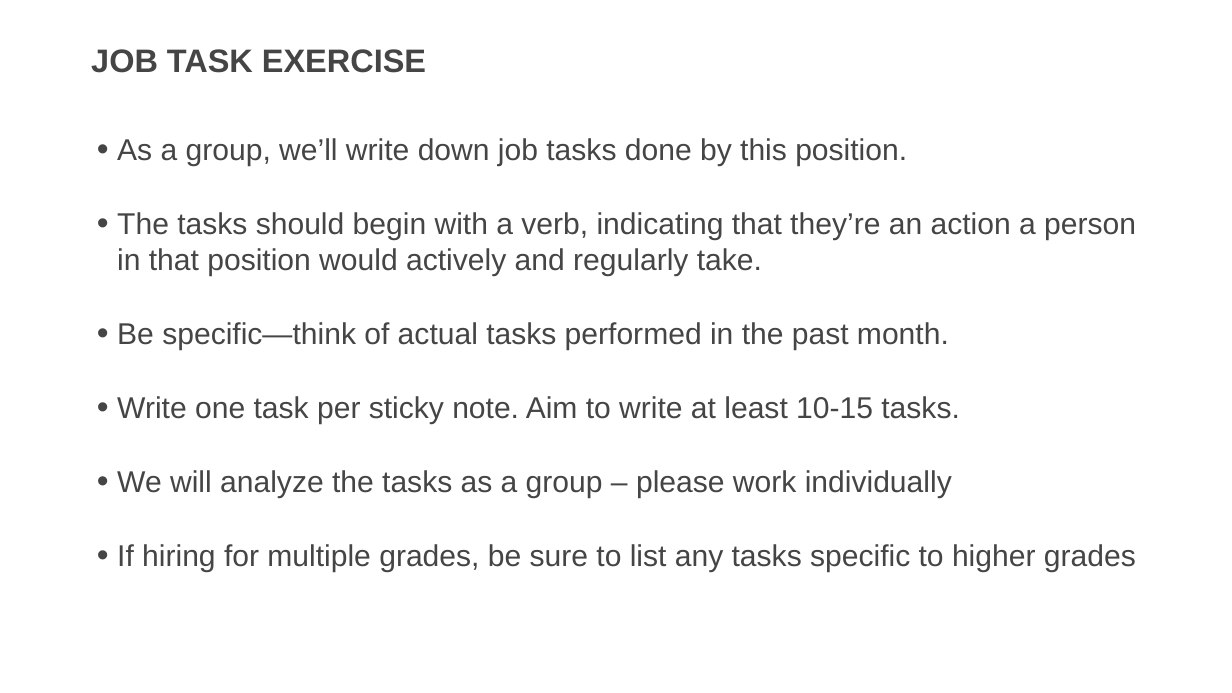
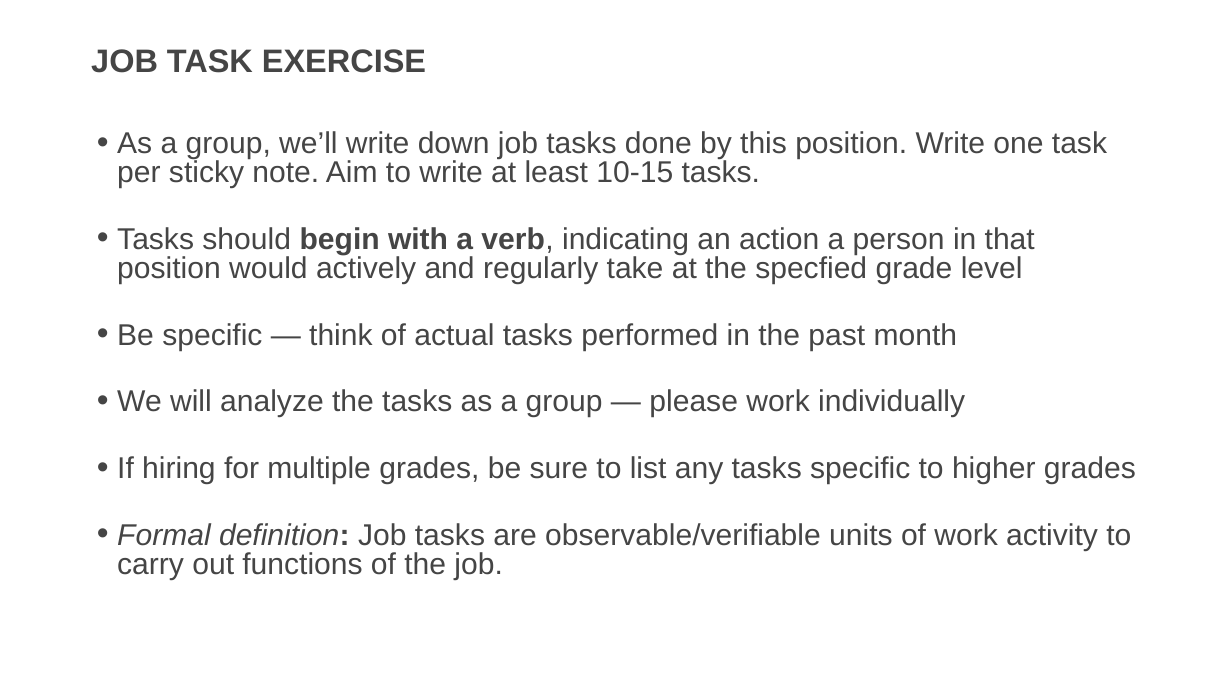
Before and after one commit to usds/SME-QA-Website, a slide deck: slide 14 of toolkit/job-analysis/job-analysis-presentation.pptx (slide 10 before the commit). Drawn at 1232x693 pixels with LibreOffice and Linux fonts; fonts in the diff are those of the drawing. Boxes give left, top, right and bottom in pixels: in the first picture for what was removed or moved away, otherwise in the second. Text is boxed around its words. In the diff, an @@ line names an element or a change of style, - is before the commit and + after.

```diff
--- a/toolkit/job-analysis/job-analysis-presentation.pptx
+++ b/toolkit/job-analysis/job-analysis-presentation.pptx
@@ text at (117, 131, 1107, 418): text changed @@
-• As a group, we’ll write down job tasks done by this position.
-• The tasks should begin with a verb, indicating that they’re an action a person in that position would actively and regularly take.
-• Be specific—think of actual tasks performed in the past month.
-• Write one task per sticky note. Aim to write at least 10-15 tasks.
-• We will analyze the tasks as a group – please work individually
+• As a group, we’ll write down job tasks done by this position. Write one task per sticky note. Aim to write at least 10-15 tasks.
+• Tasks should begin with a verb, indicating an action a person in that position would actively and regularly take at the specfied grade level
+• Be specific — think of actual tasks performed in the past month
+• We will analyze the tasks as a group — please work individually
@@ text at (117, 456, 1136, 484): line spacing 1 to 0.8 @@
@@ text at (117, 523, 1131, 580): paragraph added @@
+• Formal definition: Job tasks are observable/verifiable units of work activity to carry out functions of the job.
```
Also in this commit, not shown: 29 other slides changed, 11 slides added, 1 slide removed, 1 other file.
